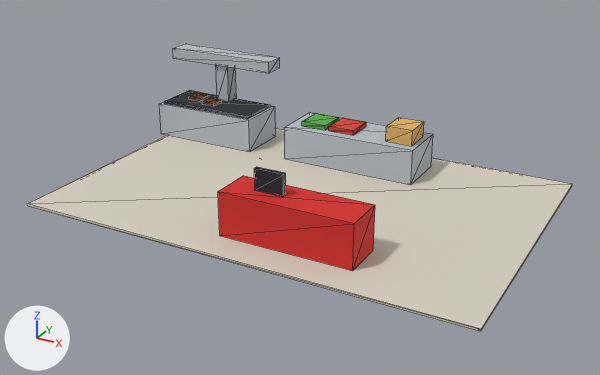
Renders of the glTF model packages/core/src/fixtures/stages/duplicate.glb from each side of a commit.
Rendered twice from a 50 mm camera at (8.72, -16.22, 8.23) aimed at (-0.01, -0.34, 0.29). Every picture has the same lights, and +X, +Y and +Z are marked at lower left. The older version comes first. Mesh edges are drawn as thin lines. Where no turn or scale is listed for an object, it has been applied to the vertices.

Objects in the first picture: 'Cube.003', 'Mesh_0', 'Mesh_6', 'Mesh_7', 'bun rack', 'flue', 'griddle', 'hood', 'lettuce bin', 'patty', 'screen', 'tomato bin' and 1 more.
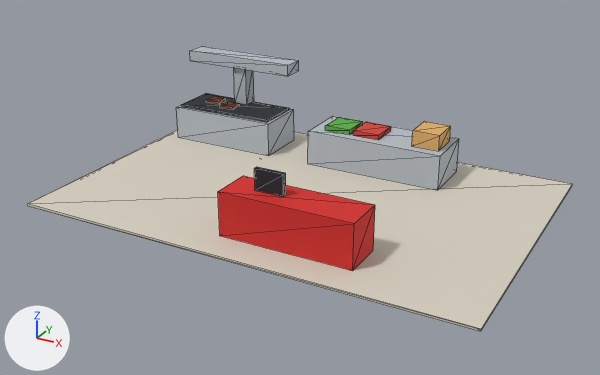
Edits to the scene script, one JSON object a line:
```json
{"op": "set", "path": "ob_cube_003.location", "old": "(-4.2, 2.4, 0.45)", "new": "(-3.6, 2.4, 0.45)"}
{"op": "set", "path": "ob_griddle.location", "old": "(-4.2, 2.4, 0.93)", "new": "(-3.6, 2.4, 0.93)"}
{"op": "set", "path": "ob_patty.location", "old": "(-4.9, 2.5, 1.0)", "new": "(-4.3, 2.5, 1.0)"}
{"op": "set", "path": "ob_flue.location", "old": "(-4.2, 2.9, 1.45)", "new": "(-3.6, 2.9, 1.45)"}
{"op": "set", "path": "ob_hood.location", "old": "(-4.2, 2.9, 2.15)", "new": "(-3.6, 2.9, 2.15)"}
{"op": "set", "path": "ob_mesh_0.location", "old": "(0.2, 2.4, 0.45)", "new": "(0.9, 2.4, 0.45)"}
{"op": "set", "path": "ob_lettuce_bin.location", "old": "(-0.9, 2.4, 0.96)", "new": "(-0.2, 2.4, 0.96)"}
{"op": "set", "path": "ob_tomato_bin.location", "old": "(-0.1, 2.4, 0.96)", "new": "(0.6, 2.4, 0.96)"}
{"op": "set", "path": "ob_bun_rack.location", "old": "(1.5, 2.4, 1.1)", "new": "(2.2, 2.4, 1.1)"}
```

Pixel boxes (x1, y1, x2, y2) of what changed, in the pictures (600 x 375 px):
```json
{"object": "Mesh_0", "change": "moved", "before": [285, 112, 433, 185], "after": [308, 116, 459, 190]}
{"object": "Cube.003", "change": "moved", "before": [159, 102, 276, 152], "after": [177, 105, 294, 156]}
{"object": "hood", "change": "moved", "before": [173, 44, 280, 73], "after": [190, 46, 299, 76]}
{"object": "griddle", "change": "moved", "before": [164, 91, 270, 119], "after": [181, 94, 289, 122]}
{"object": "bun rack", "change": "moved", "before": [386, 117, 424, 146], "after": [412, 121, 451, 151]}
{"object": "flue", "change": "moved", "before": [216, 65, 236, 101], "after": [234, 68, 254, 104]}
{"object": "tomato bin", "change": "moved", "before": [329, 118, 366, 135], "after": [353, 122, 391, 140]}
{"object": "lettuce bin", "change": "moved", "before": [302, 113, 339, 130], "after": [325, 117, 363, 135]}
{"object": "patty", "change": "moved", "before": [189, 93, 208, 101], "after": [206, 96, 226, 104]}
```
